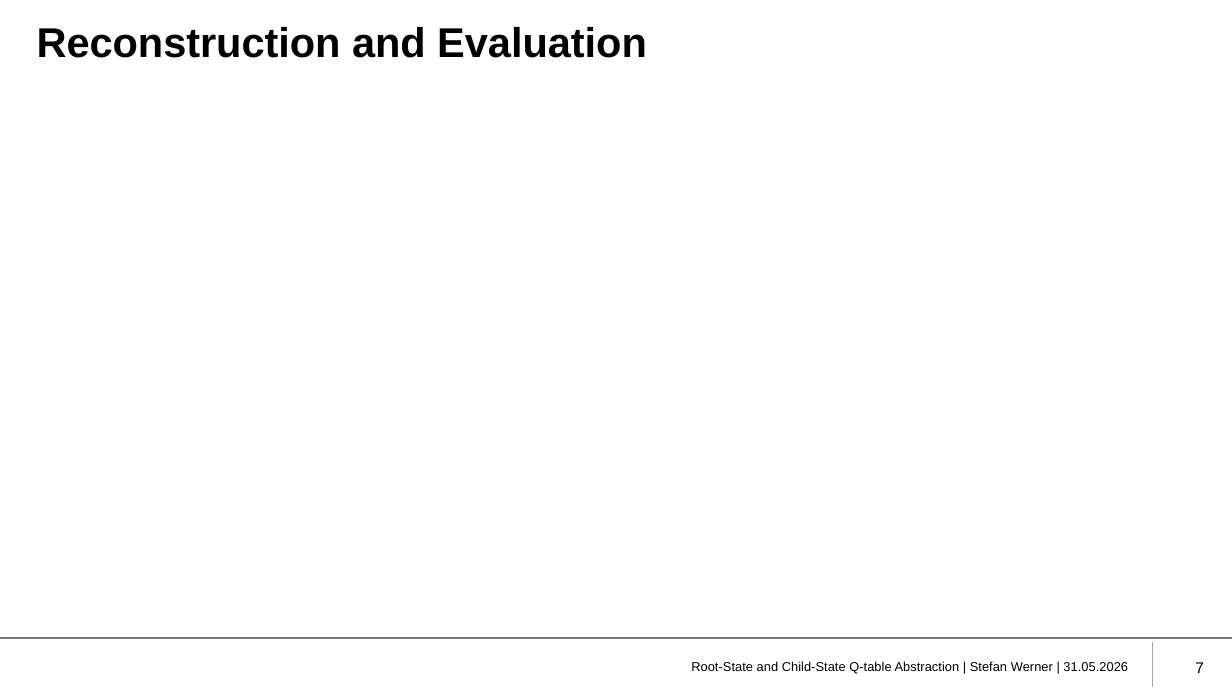
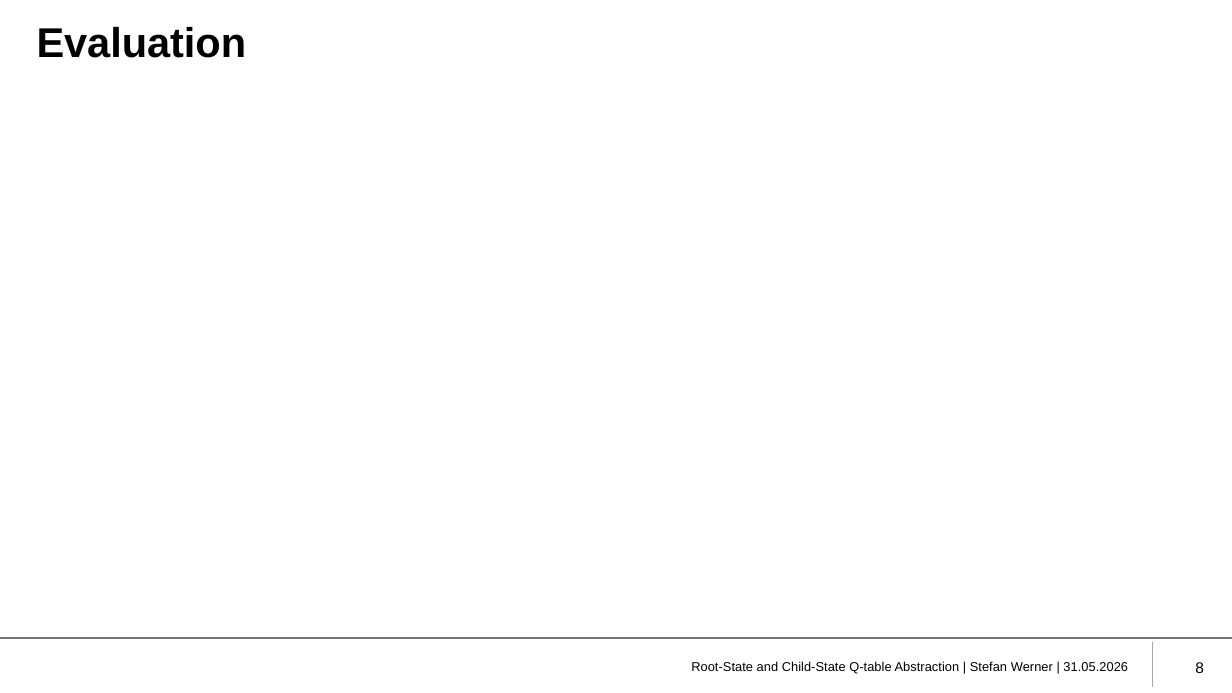
Before and after one commit to RxndyOG/BachelorsThesisStateAbstractionStefanWerner, a slide deck: slide 8 of Thesis/Development of a root-state and child-state abstraction algorithm.pptx (slide 7 before the commit). Drawn at 1232x693 pixels with LibreOffice and Linux fonts; fonts in the diff are those of the drawing; grey boxes stand for pictures; background and template pictures are left out. Boxes give left, top, right and bottom in pixels: in the first picture for what was removed or moved away, otherwise in the second. Text is boxed around its words. In the diff, an @@ line names an element or a change of style, - is before the commit and + after.

```diff
--- a/Thesis/Development of a root-state and child-state abstraction algorithm.pptx
+++ b/Thesis/Development of a root-state and child-state abstraction algorithm.pptx
@@ title at (x1=37, y1=27, x2=247, y2=58): text changed @@
-Reconstruction and Evaluation
+Evaluation
@@ page number at (x1=1195, y1=662, x2=1204, y2=673): text changed @@
-7
+8
```
Also in this commit, not shown: 7 other slides changed, 1 slide added, 6 other files.
